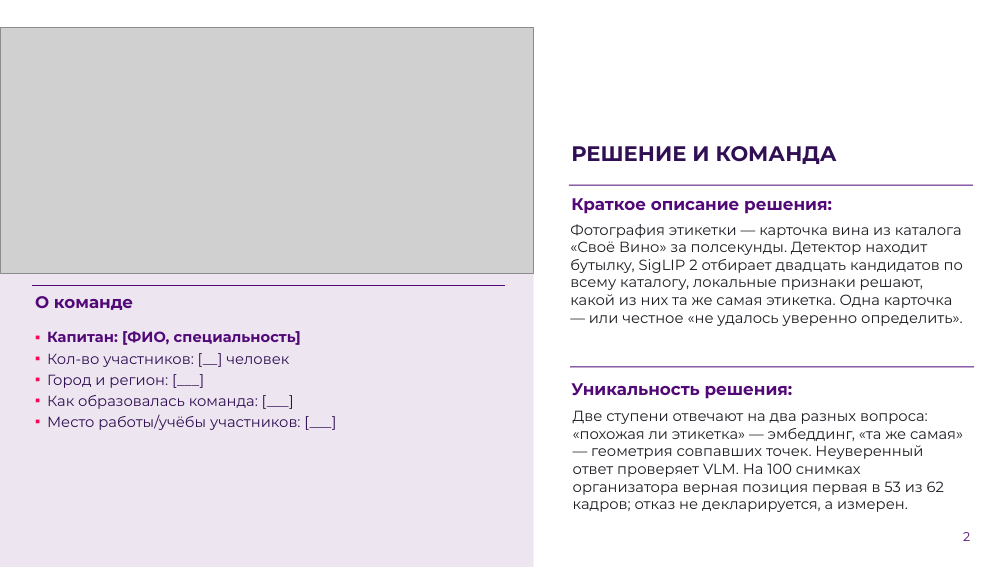
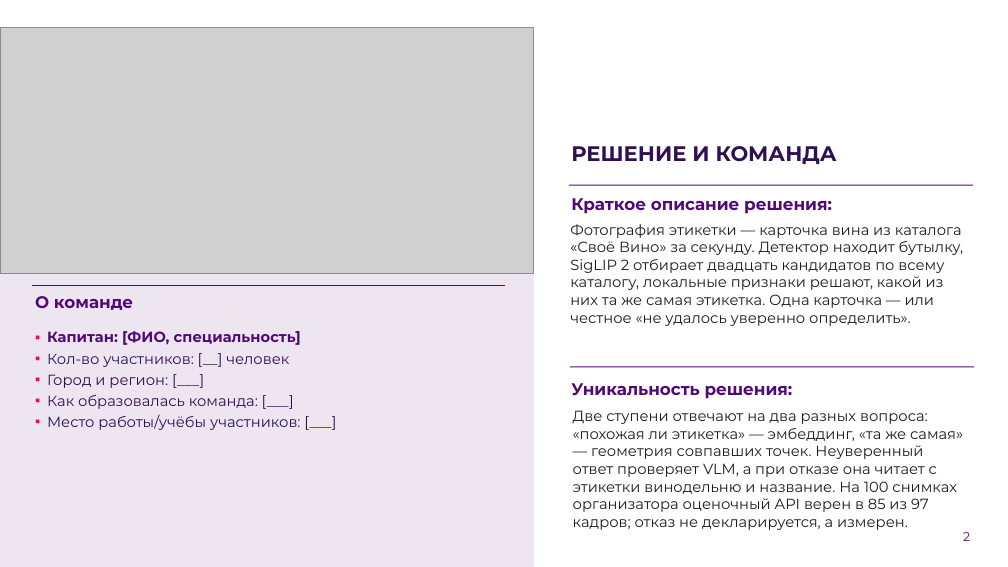
Before and after one commit to AlexGvr/rus_vines, a slide deck: slide 2 of ЛЦТ2026 Сканер российских вин.pptx. Drawn at 1008x567 pixels with LibreOffice and Linux fonts; fonts in the diff are those of the drawing; grey boxes stand for pictures; background and template pictures are left out. Boxes give left, top, right and bottom in pixels: in the first picture for what was removed or moved away, otherwise in the second. Text is boxed around its words. In the diff, an @@ line names an element or a change of style, - is before the commit and + after.

```diff
--- a/ЛЦТ2026 Сканер российских вин.pptx
+++ b/ЛЦТ2026 Сканер российских вин.pptx
@@ text at [570, 224, 964, 326]: text changed @@
-Фотография этикетки — карточка вина из каталога «Своё Вино» за полсекунды. Детектор находит бутылку, SigLIP 2 отбирает двадцать кандидатов по всему каталогу, локальные признаки решают, какой из них та же самая этикетка. Одна карточка — или честное «не удалось уверенно определить».
+Фотография этикетки — карточка вина из каталога «Своё Вино» за секунду. Детектор находит бутылку, SigLIP 2 отбирает двадцать кандидатов по всему каталогу, локальные признаки решают, какой из них та же самая этикетка. Одна карточка — или честное «не удалось уверенно определить».
@@ text at [573, 410, 963, 530]: text changed @@
-Две ступени отвечают на два разных вопроса: «похожая ли этикетка» — эмбеддинг, «та же самая» — геометрия совпавших точек. Неуверенный ответ проверяет VLM. На 100 снимках организатора верная позиция первая в 53 из 62 кадров; отказ не декларируется, а измерен.
+Две ступени отвечают на два разных вопроса: «похожая ли этикетка» — эмбеддинг, «та же самая» — геометрия совпавших точек. Неуверенный ответ проверяет VLM, а при отказе она читает с этикетки винодельню и название. На 100 снимках организатора оценочный API верен в 85 из 97 кадров; отказ не декларируется, а измерен.
```
Also in this commit, not shown: 7 other slides changed, 1 other file.
